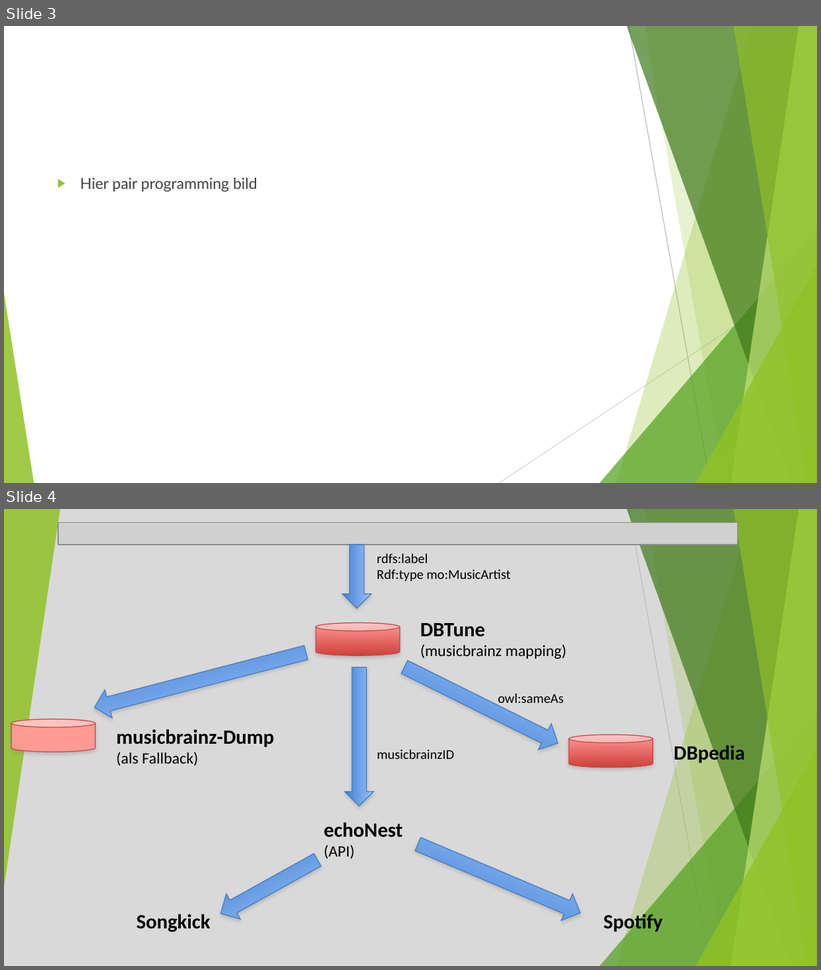
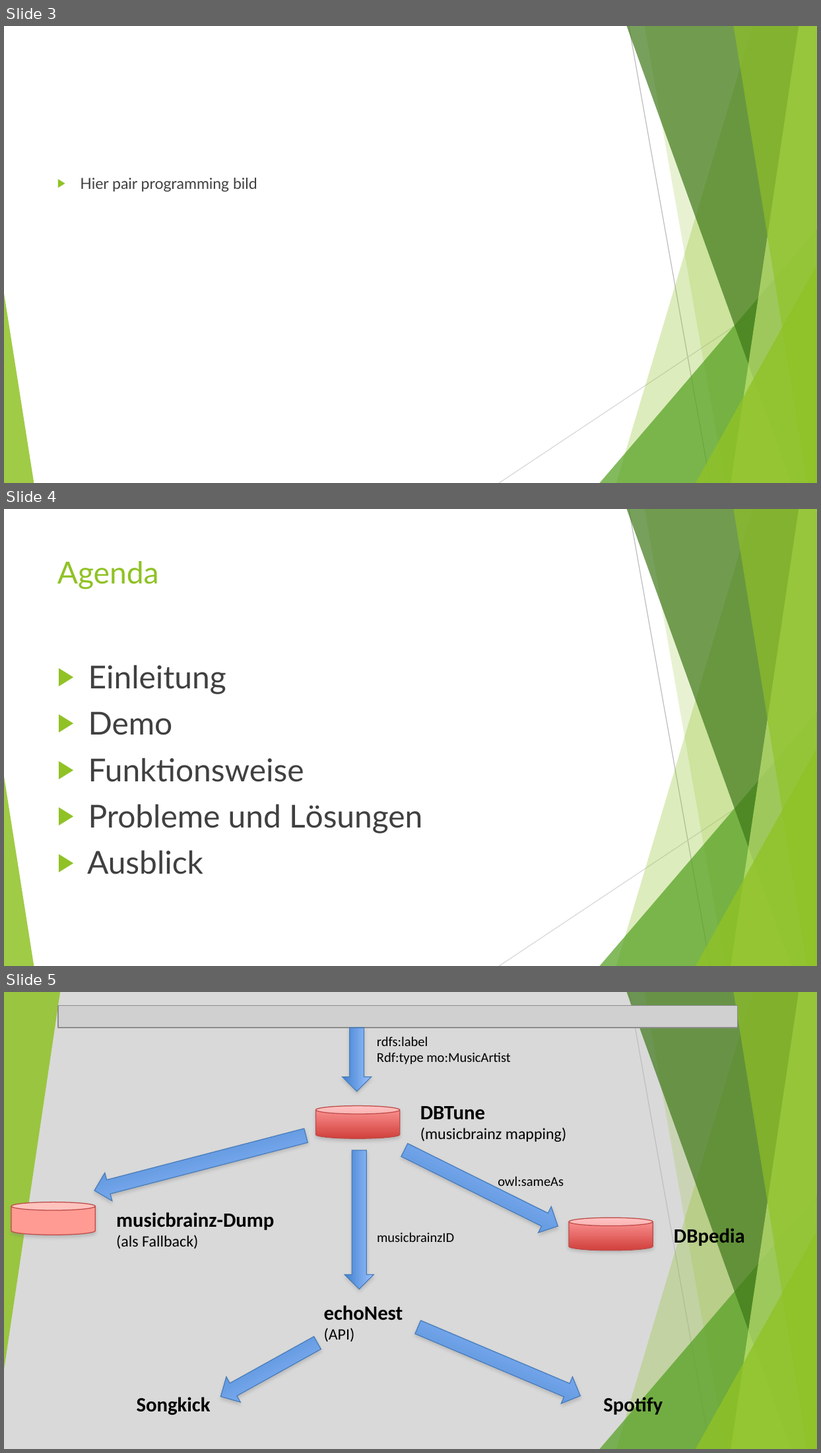
Before and after one commit to wolfkarl/MusicMashup, a slide deck: vortrag/abschlusspraesentation_musicmashup.pptx. Shown one above the other, each under a label of ours: slides 3 and 4 before the commit, slides 3, 4 and 5 after it. The pictures are 821x970 and 821x1453 pixels, drawn with LibreOffice and Linux fonts; fonts in the diff are those of the drawing; grey boxes stand for pictures. Boxes give left, top, right and bottom in pixels: in the first picture for what was removed or moved away, otherwise in the second. Text is boxed around its words. In the diff, an @@ line names an element or a change of style, - is before the commit and + after.

Commit message:
Agenda

```diff
--- a/vortrag/abschlusspraesentation_musicmashup.pptx
+++ b/vortrag/abschlusspraesentation_musicmashup.pptx
@@ slide 4 added at box(4, 509, 817, 966), background #FFFFFF; not listed: 10 template elements that a slide beside it also shows @@
@@ title added at box(57, 561, 159, 590), 27 pt, text #90C226 @@
+Agenda
@@ text added at box(87, 665, 422, 875), 28 pt, text #404040 @@
+▶ Einleitung
+▶ Demo
+▶ Funktionsweise
+▶ Probleme und Lösungen
+▶ Ausblick
@@ what was slide 4 is now slide 5 @@
```
Also in this commit, not shown: 1 slide changed.
